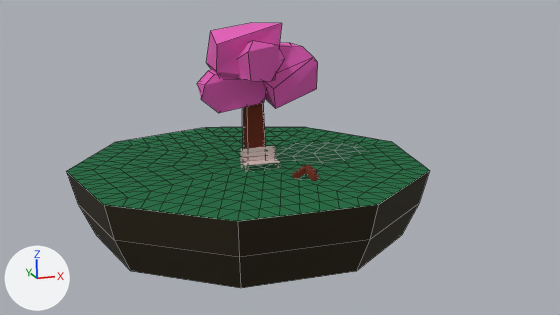
What one commit did to the Blender file woods/references/tree_bench.blend.
The view is the same before and after, from the file's camera 'Camera'. Every picture has the same lights, and +X, +Y and +Z are marked at lower left. Mesh edges are drawn as thin lines on the coarser meshes.
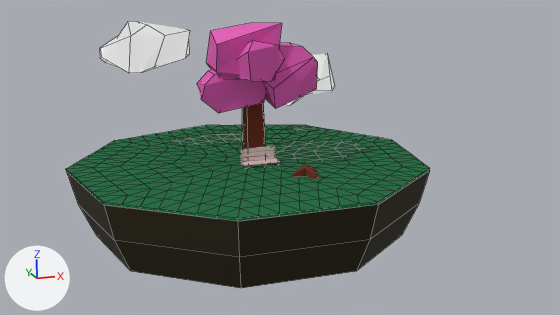
What the commit changed:
Material 'cloud' (mat_cloud) is new.
Its base color is (0.8, 0.8, 0.8) (white #e7e7e7).
Its ior is 1.45.
Its transmission weight is 0.749.
Its emission color is (0.774, 0.774, 0.774) (light grey #e4e4e4).
Its emission strength is 0.3.
me_cylinder_002 is used by ob_floor; location (-0.82, 0.75, -0.96).
me_cylinder_002 had 253 vertices, 441 faces and spanned x -7.41..7.41, y -7.07..7.53, z 0.95.
me_cylinder_002 now has 316 vertices, 504 faces and spans x -7.41..7.41, y -7.07..7.53, z 0.95..1.05.
me_cylinder_002 part 1: 190 vertices removed from x -6.35..6.35, y -6.06..6.45, z 0.95; 253 vertices added at x -7.41..7.41, y -7.07..7.53, z 1.05.
Mesh me_cube_022 is new.
It has 22 vertices, 14 faces and spans x -1.94..1.94, y -1.34..1.2, z -1.09..1.48.
It uses material mat_cloud (white #e7e7e7).
Mesh me_cube_020 is new.
It has 22 vertices, 14 faces and spans x -1.94..1.94, y -1.28..1.2, z -1.09..1.0.
It uses material mat_cloud (white #e7e7e7).
Object 'Cube.021' (ob_cube_021) is new; it shows me_cube_022.
Its location is (3.31, 5.83, 2.54).
Object 'Cube.020' (ob_cube_020) is new; it shows me_cube_020.
Its location is (-4.42, 4.18, 4.7).

Boxes (x1, y1, x2, y2) around the edits, measured in the pictures (560 x 315 px):
'floor', reshaped
    before: (66, 127, 430, 221)
    after: (66, 125, 430, 221)
'Cube.020', added
    after: (99, 21, 190, 73)
'Cube.021', added
    after: (285, 54, 335, 106)
